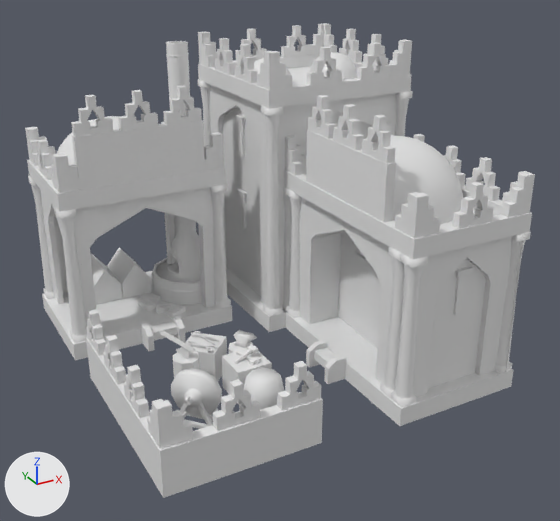
A saved change to the COLLADA model art/meshes/structural/arsacid/forge.dae.
Camera for both pictures: a 50 mm camera at (-17.4, -33.7, 19.9) aimed at (-0.5, -2.9, 4.5). The lights are fixed; the arrows at lower left show +X, +Y and +Z. Materials are left out; every surface is plain grey. Where no turn or scale is listed for an object, it has been applied to the vertices. Vertices at the same position are counted once.

Objects in the first picture: 'forge'.
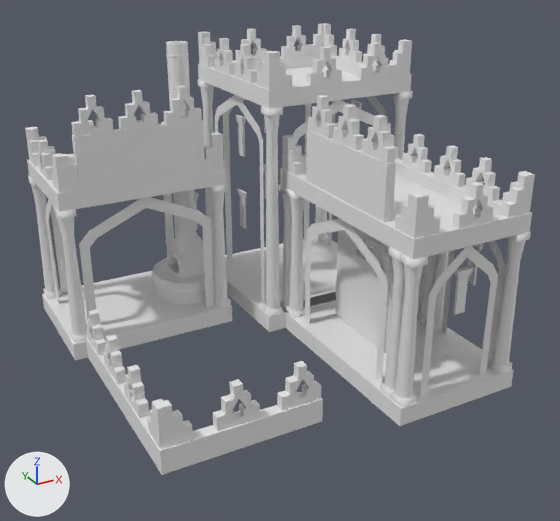
The newer file is also turned or shifted as a whole; pictures and numbers use the older file's frame.

Boxes [x1, y1, x2, y2] around the edits, measured in the pictures (560 x 521 px):
'forge', reshaped: before [25, 23, 535, 498]; after [25, 23, 535, 475]
part 1 of me_esfera_34419, deleted: before [56, 52, 525, 429]
part 2 of me_esfera_34419, cut back: before [40, 187, 495, 498]; after [48, 191, 206, 319]
part 3 of me_esfera_34419, deleted: before [166, 41, 187, 44]

Diff of the bpy script that builds the scene:
```diff
--- a/art/meshes/structural/arsacid/forge.dae.py
+++ b/art/meshes/structural/arsacid/forge.dae.py
@@ me_esfera_34419 @@
 # used by ob_forge; location = (0.0, 0.0, 0.0)
-me_esfera_34419.from_pydata(...)  # 5378 vertices, 8375 faces; spans x -10.1..8.8, y -11.2..7.9, z -0.6..14.2
+me_esfera_34419.from_pydata(...)  # 3494 vertices, 5611 faces; spans x -10.1..8.8, y -11.2..7.9, z -0.6..14.2
+# me_esfera_34419 part 1: 62 loose pieces with 1677 vertices, spanning x -9.5..8.3, y -11.2..7.8, z -0.5..13.2, are deleted
+# me_esfera_34419 part 2: 1 vertex moved from x -9.3, y 6.1, z 5.2 to x -9.5, y 5.9, z 5.6; 272 vertices removed from x -10.0..7.1, y -11.1..7.4, z -0.1..7.4; 77 vertices added at x -9.5..-1.7, y 1.8..7.4, z 0.4..7.4
+# me_esfera_34419 part 3: 12 vertices removed from x -3.0..-1.9, y 3.9..5.0, z 14.2
```
